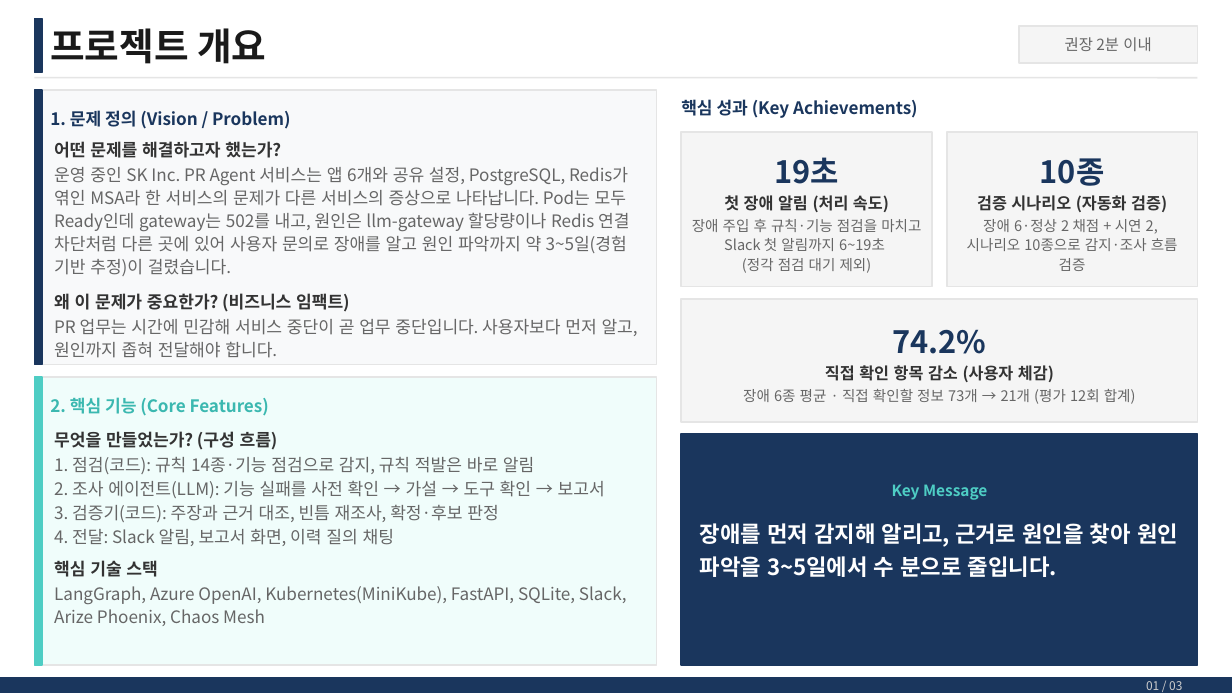
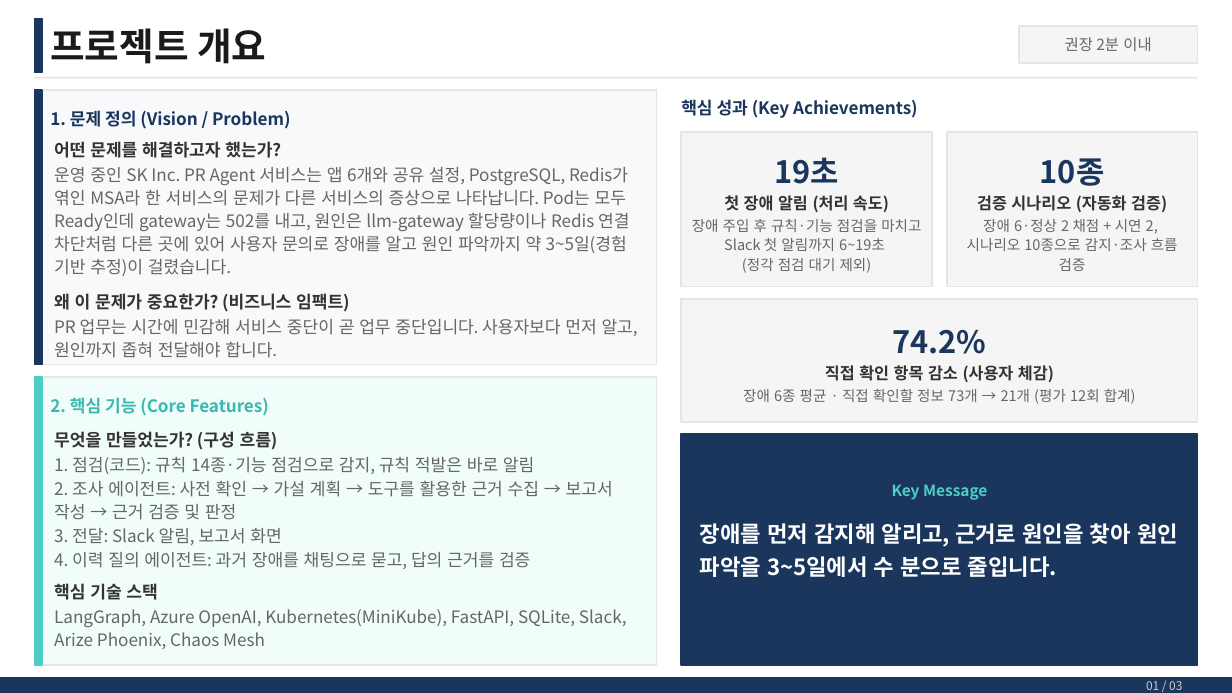
Before and after one commit to skax-jihyeryu/KubeGuardian, a slide deck: slide 2 of docs/산출물/AI_Master_Project_최종발표_류지혜_11791_v0.3.pptx. Drawn at 1232x693 pixels with LibreOffice and Linux fonts; fonts in the diff are those of the drawing. Boxes give left, top, right and bottom in pixels: in the first picture for what was removed or moved away, otherwise in the second. Text is boxed around its words. In the diff, an @@ line names an element or a change of style, - is before the commit and + after.

```diff
--- a/docs/산출물/AI_Master_Project_최종발표_류지혜_11791_v0.3.pptx
+++ b/docs/산출물/AI_Master_Project_최종발표_류지혜_11791_v0.3.pptx
@@ text at (x1=54, y1=481, x2=613, y2=569): text changed @@
-2. 조사 에이전트(LLM): 기능 실패를 사전 확인 → 가설 → 도구 확인 → 보고서
-3. 검증기(코드): 주장과 근거 대조, 빈틈 재조사, 확정·후보 판정
-4. 전달: Slack 알림, 보고서 화면, 이력 질의 채팅
+2. 조사 에이전트: 사전 확인 → 가설 계획 → 도구를 활용한 근거 수집 → 보고서 작성 → 근거 검증 및 판정
+3. 전달: Slack 알림, 보고서 화면
+4. 이력 질의 에이전트: 과거 장애를 채팅으로 묻고, 답의 근거를 검증
```
Also in this commit, not shown: 1 other file.
